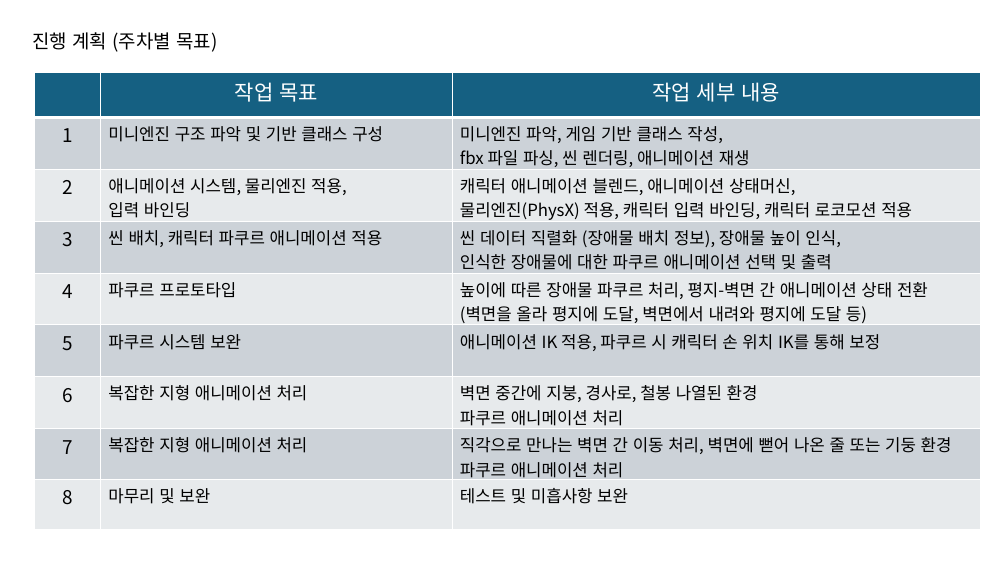
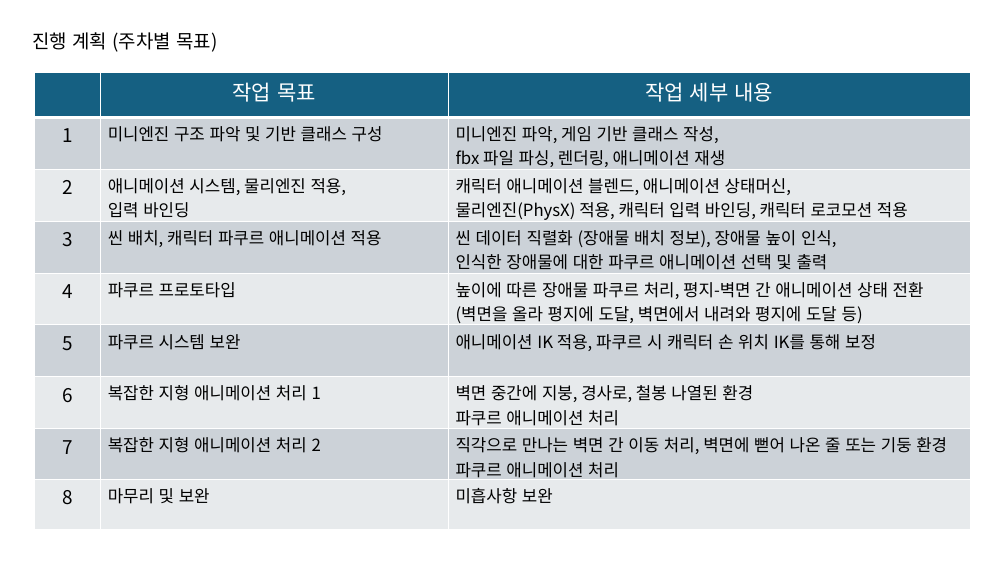
Before and after one commit to jhk0701/PA26-Character-Animation-Parkour, a slide deck: slide 5 of PPT/week1.pptx. Drawn at 1008x567 pixels with LibreOffice and Linux fonts; fonts in the diff are those of the drawing. Boxes give left, top, right and bottom in pixels: in the first picture for what was removed or moved away, otherwise in the second. Text is boxed around its words. In the diff, an @@ line names an element or a change of style, - is before the commit and + after.

```diff
--- a/PPT/week1.pptx
+++ b/PPT/week1.pptx
@@ table at box(35, 72, 971, 530) @@
-row 2, column 3: 미니엔진 파악, 게임 기반 클래스 작성, fbx 파일 파싱, 씬 렌더링, 애니메이션 재생
+row 2, column 3: 미니엔진 파악, 게임 기반 클래스 작성, fbx 파일 파싱, 렌더링, 애니메이션 재생
-row 7, column 2: 복잡한 지형 애니메이션 처리
+row 7, column 2: 복잡한 지형 애니메이션 처리 1
-row 8, column 2: 복잡한 지형 애니메이션 처리
+row 8, column 2: 복잡한 지형 애니메이션 처리 2
-row 9, column 3: 테스트 및 미흡사항 보완
+row 9, column 3: 미흡사항 보완
@@ table: place and size @@
-table at box(35, 72, 980, 530)
+table at box(35, 72, 971, 530)
```
Also in this commit, not shown: 3 other slides changed, 2 other files.
